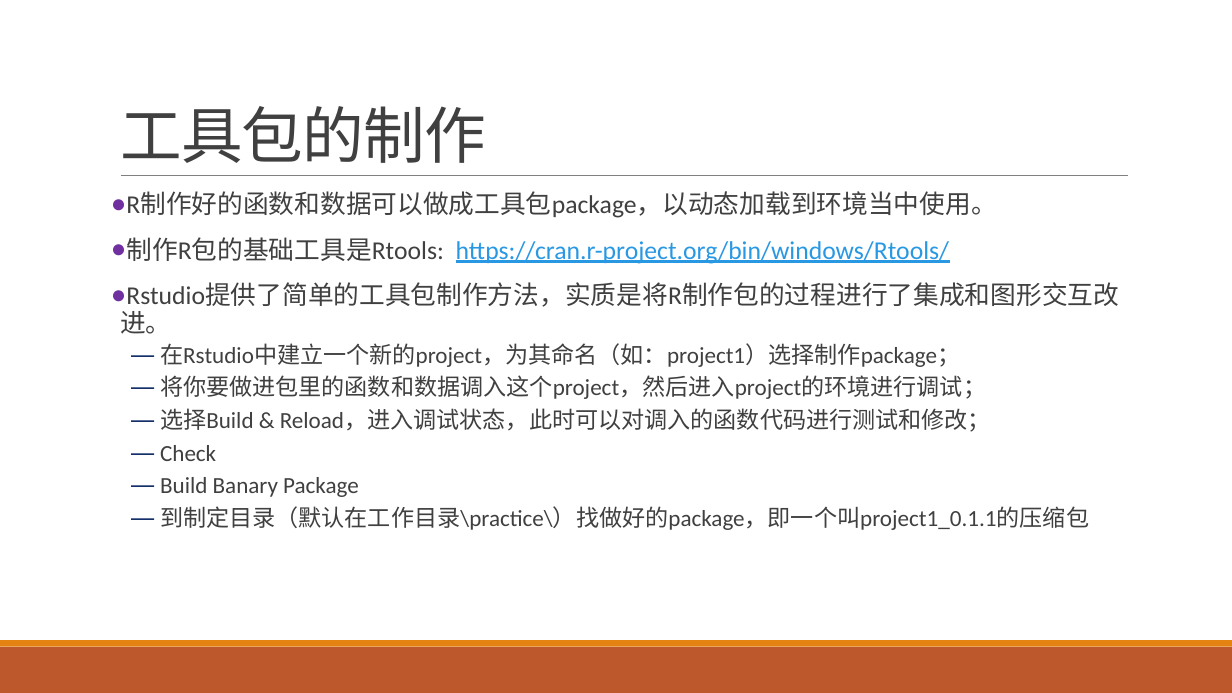
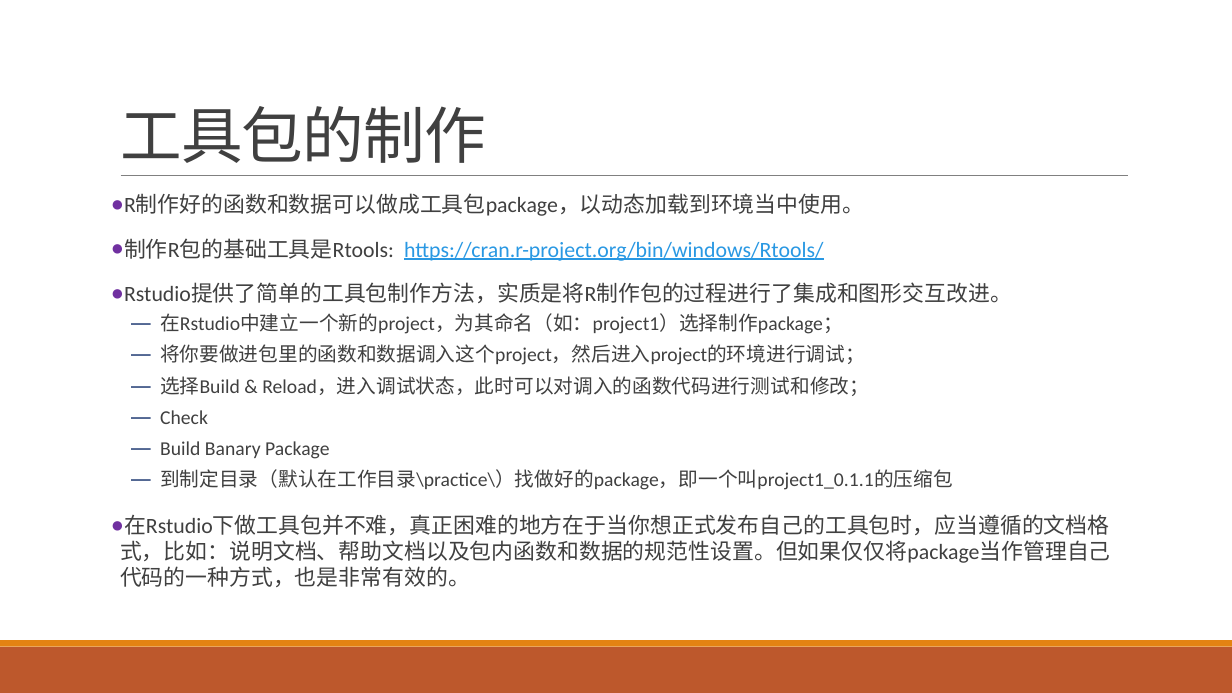
Before and after one commit to exoplanetX/DataAnalytics, a slide deck: slide 18 of 实验-6-函数式编程.pptx. Drawn at 1232x693 pixels with LibreOffice and Linux fonts; fonts in the diff are those of the drawing. Boxes give left, top, right and bottom in pixels: in the first picture for what was removed or moved away, otherwise in the second. Text is boxed around its words. In the diff, an @@ line names an element or a change of style, - is before the commit and + after.

```diff
--- a/实验-6-函数式编程.pptx
+++ b/实验-6-函数式编程.pptx
@@ text at [124, 194, 1012, 490]: size 20 to 17 pt in "R制作好的函数和数据可以做成工具包package，以动态加载到环境当中使用。", "制作R包的基础工具是Rtools: https://cran.r-project.org/bin/windows/Rto ...", "Rstudio提供了简单的工具包制作方法，实质是将R制作包的过程进行了集成和图形交互改进。"; size 18 to 15.3 pt in "在Rstudio中建立一个新的project，为其命名（如：project1）选择制作package；", "将你要做进包里的函数和数据调入这个project，然后进入project的环境进行调试；", "选择Build & Reload，进入调试状态，此时可以对调入的函数代码进行测试和修改；", "Check" and 2 more places; line spacing 0.9 to 1 @@
@@ text at [120, 514, 1111, 587]: paragraph added @@
+● 在Rstudio下做工具包并不难，真正困难的地方在于当你想正式发布自己的工具包时，应当遵循的文档格式，比如：说明文档、帮助文档以及包内函数和数据的规范性设置。但如果仅仅将package当作管理自己代码的一种方式，也是非常有效的。
```
Also in this commit, not shown: 9 other slides changed, 1 other file.
